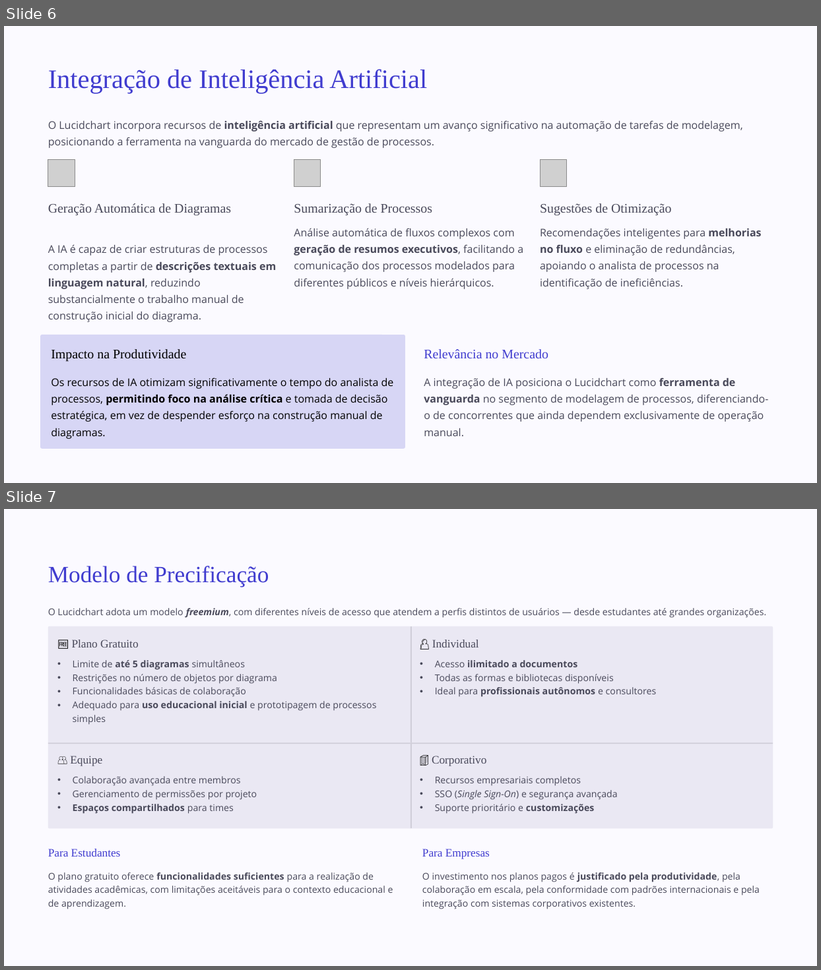
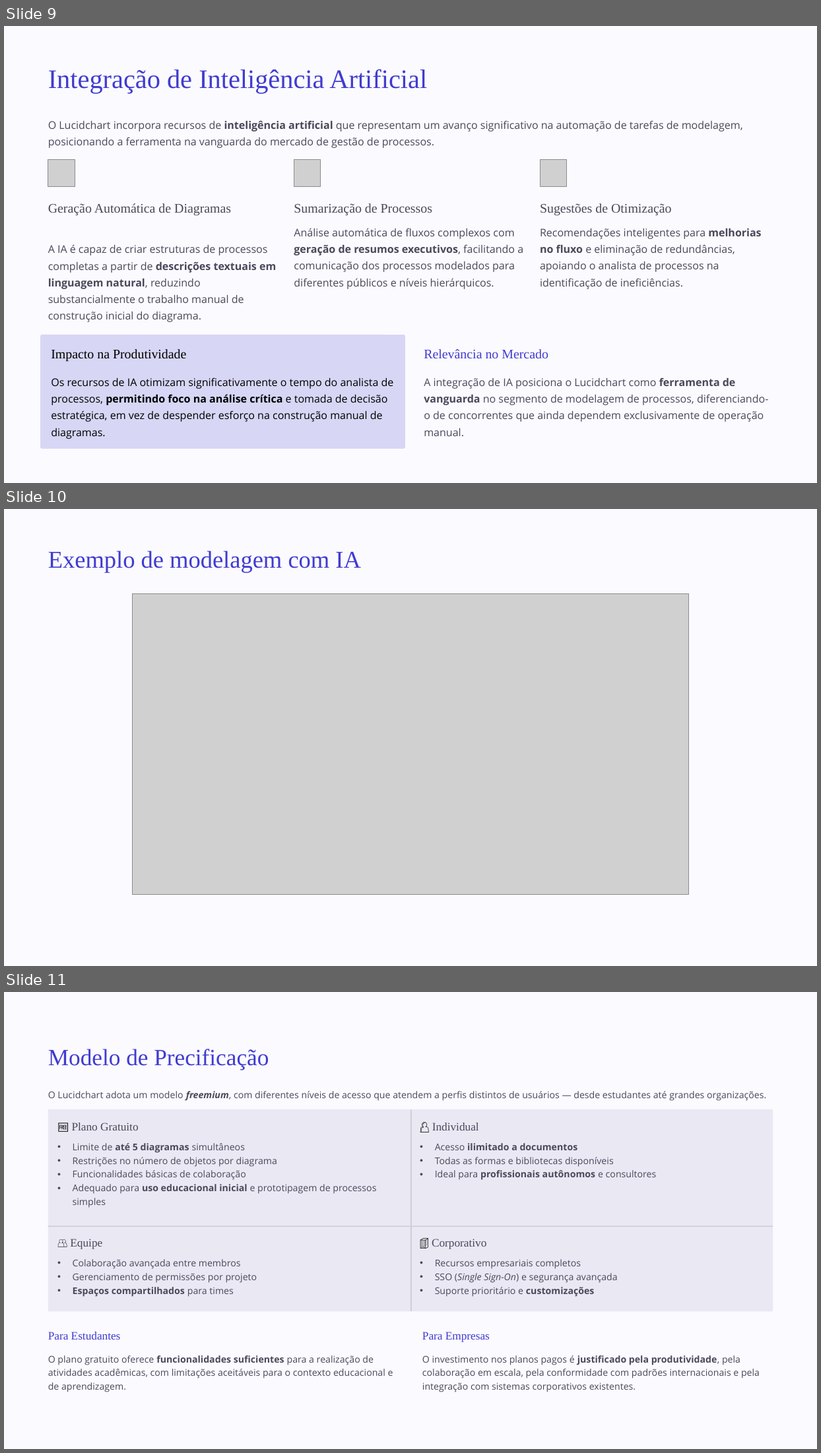
Before and after one commit to anibele/Modelagem-de-Processo, a slide deck: Modelagem-BPMN-Lucidchart.pptx. Shown one above the other, each under a label of ours: slides 6 and 7 before the commit, slides 9, 10 and 11 after it. The pictures are 821x970 and 821x1453 pixels, drawn with LibreOffice and Linux fonts; fonts in the diff are those of the drawing; grey boxes stand for pictures; background and template pictures are left out. Boxes give left, top, right and bottom in pixels: in the first picture for what was removed or moved away, otherwise in the second. Text is boxed around its words. In the diff, an @@ line names an element or a change of style, - is before the commit and + after.

```diff
--- a/Modelagem-BPMN-Lucidchart.pptx
+++ b/Modelagem-BPMN-Lucidchart.pptx
@@ slide 10 added at [4,509,817,966], background #000000; not listed: 1 template element that a slide beside it also shows @@
@@ text added at [48,551,361,572], 28.5 pt, text #403CCF @@
+Exemplo de modelagem com IA
@@ picture added at [133,593,689,895] @@
@@ rectangle added at [740,943,812,961], fill #FBFAFF, outline #FBFAFF 1 pt @@
@@ what was slide 6 is now slide 9 @@
@@ what was slide 7 is now slide 11 @@
```
Also in this commit, not shown: 4 slides changed, 9 other slides added, 1 slide removed.
